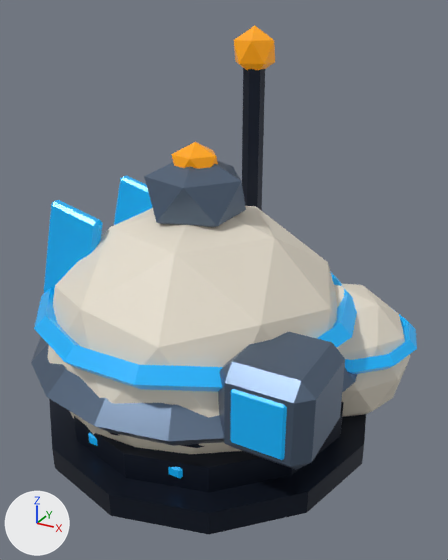
What one commit did to the Blender file packages/renderer/blender/source/colony-module.blend.
Camera for both pictures: a 50 mm lens placed at (0.685, -1.165, 0.971), pointed at (0.034, 0.018, 0.38). Every picture has the same lights, and +X, +Y and +Z are marked at lower left. The first picture is the older version.

Names of what the first picture shows: 'Airlock door', 'Airlock spine', 'Annex band', 'Beacon spire', 'Colony beacon', 'Cupola light', 'Dome cupola', 'Faction inlay', 'Geodesic habitat', 'Habitat annex', 'Habitat footing', 'Habitat horizon band', 'Plinth lower tier', 'Plinth upper tier', 'Radiator fin', 'Radiator fin.001', 'Ring corridor'.
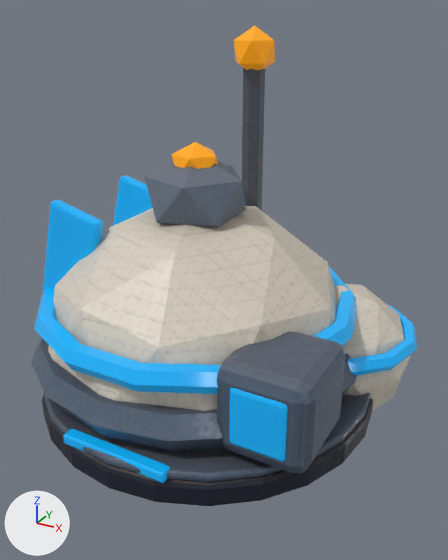
The newer file is also turned or shifted as a whole; pictures and numbers use the older file's frame.

Location of each change, (x1, y1, x2, y2) in pixels of the pictures (448 x 560 px):
'Geodesic habitat', surface changed
    both: (48, 206, 337, 411)
'Android Chassis', added (blue)
    after: (31, 160, 371, 482)
'Android FactionAccent', added (blue)
    after: (34, 175, 417, 483)
'Plinth lower tier', deleted
    before: (49, 399, 366, 534)
'Airlock spine', deleted (blue)
    before: (218, 332, 345, 470)
'Android Graphite', added (mostly hidden)
    after: (42, 68, 373, 506)
'Ring corridor', deleted (blue)
    before: (31, 337, 357, 446)
'Plinth upper tier', deleted
    before: (74, 402, 344, 492)
'Habitat horizon band', deleted (blue)
    before: (34, 271, 357, 392)
'Habitat annex', deleted (pale yellow)
    before: (334, 283, 410, 417)
'Dome cupola', deleted (blue)
    before: (144, 160, 246, 227)
'Radiator fin', deleted (blue)
    before: (44, 200, 103, 293)
'Airlock door', deleted (blue)
    before: (230, 389, 287, 460)
'Beacon spire', deleted
    before: (242, 68, 265, 211)
'Android Energy', now drawn (orange)
    after: (171, 26, 275, 169)
'Colony beacon', no longer drawn (orange)
    before: (233, 26, 275, 70)
'Annex band', no longer drawn (blue)
    before: (345, 314, 417, 374)
'Radiator fin.001', no longer drawn (blue)
    before: (114, 176, 153, 225)
'Cupola light', no longer drawn (orange)
    before: (171, 142, 218, 169)
'Faction inlay', deleted
    before: (88, 433, 183, 478)
'Habitat footing', deleted (mostly hidden)
    before: (109, 432, 204, 448)
part 1 of me_icosphere_011, added
    after: (334, 284, 410, 411)
part 2 of me_icosphere_011, surface changed
    before: (48, 206, 339, 454)
    after: (48, 206, 337, 411)

Diff of the bpy script that builds the scene:
```diff
--- a/packages/renderer/blender/source/colony-module.blend.py
+++ b/packages/renderer/blender/source/colony-module.blend.py
@@ mat_factionaccent @@
 mat_factionaccent.base_color = (0.00439, 0.376, 0.815)  # blue #0ea5e9
-mat_factionaccent.metallic = 0.1
-mat_factionaccent.roughness = 0.3
+mat_factionaccent.roughness = 0.25
 mat_factionaccent.emission_color = (0.00439, 0.376, 0.815)  # blue #0ea5e9
@@ mat_ceramic @@
 mat_ceramic = bpy.data.materials.new('Ceramic')
-# nodes: BsdfPrincipled, OutputMaterial
-# colours: pale yellow #e6dece
+# nodes: BsdfPrincipled, NormalMap, OutputMaterial, TexImage x3
+# uses the picture img_colony_module_basecolor
+# uses the picture img_colony_module_normal
+# uses the picture img_colony_module_roughness
@@ mat_energy @@
 mat_energy.base_color = (0.913, 0.342, 0.00335)  # orange #f59e0b
-mat_energy.metallic = 0.1
-mat_energy.roughness = 0.3
+mat_energy.roughness = 0.25
 mat_energy.emission_color = (0.913, 0.342, 0.00335)  # orange #f59e0b
@@ mat_chassis @@
+mat_chassis = bpy.data.materials.new('Chassis')
+# uses the picture img_colony_module_basecolor
+# uses the picture img_colony_module_normal
+# uses the picture img_colony_module_roughness
@@ mat_graphite @@
+mat_graphite = bpy.data.materials.new('Graphite')
+# uses the picture img_colony_module_basecolor
+# uses the picture img_colony_module_normal
+# uses the picture img_colony_module_roughness
@@ me_icosphere_011 @@
-me_icosphere_011.from_pydata(...)  # 42 vertices, 80 faces; spans x -0.361..0.361, y -0.38..0.38, z -0.35..0.35
+me_icosphere_011.from_pydata(...)  # 84 vertices, 160 faces; spans x -0.361..0.481, y -0.38..0.38, z -0.35..0.35
+# me_icosphere_011 part 1: a new loose piece, an icosphere of 80 faces spanning x 0.119..0.481, y -0.01..0.37, z -0.23..0.131, in mat_ceramic
+# me_icosphere_011 part 2: 80 kept faces spanning x -0.361..0.361, y -0.38..0.38, z -0.35..0.35 get new texture (UV) coordinates
 me_icosphere_011.materials.append(mat_ceramic)
@@ ob_plinth_lower_tier @@
-ob_plinth_lower_tier = bpy.data.objects.new('Plinth lower tier', me_cylinder_041)
@@ ob_plinth_upper_tier @@
-ob_plinth_upper_tier = bpy.data.objects.new('Plinth upper tier', me_cylinder_042)
@@ ob_faction_inlay @@
-ob_faction_inlay = bpy.data.objects.new('Faction inlay', me_cube_064)
@@ ob_habitat_footing @@
-ob_habitat_footing = bpy.data.objects.new('Habitat footing', me_cylinder_044)
@@ ob_ring_corridor @@
-ob_ring_corridor = bpy.data.objects.new('Ring corridor', me_torus_014)
@@ ob_habitat_horizon_band @@
-ob_habitat_horizon_band = bpy.data.objects.new('Habitat horizon band', me_torus_015)
@@ ob_dome_cupola @@
-ob_dome_cupola = bpy.data.objects.new('Dome cupola', me_icosphere_012)
@@ ob_habitat_annex @@
-ob_habitat_annex = bpy.data.objects.new('Habitat annex', me_icosphere_014)
@@ ob_airlock_spine @@
-ob_airlock_spine = bpy.data.objects.new('Airlock spine', me_cube_066)
@@ ob_airlock_door @@
-ob_airlock_door = bpy.data.objects.new('Airlock door', me_cube_067)
@@ ob_radiator_fin @@
-ob_radiator_fin = bpy.data.objects.new('Radiator fin', me_cube_068)
@@ ob_beacon_spire @@
-ob_beacon_spire = bpy.data.objects.new('Beacon spire', me_cylinder_045)
@@ ob_android_factionaccent @@
+ob_android_factionaccent = bpy.data.objects.new('Android FactionAccent', me_torus_001)  # 380 vertices, 372 faces; spans x -0.393..0.503, y -0.414..0.383, z -0.185..0.251; in mat_factionaccent (blue #0ea5e9, glowing blue #0ea5e9)
+ob_android_factionaccent.location = (-0.04, 0.02, 0.31)
@@ ob_android_chassis @@
+ob_android_chassis = bpy.data.objects.new('Android Chassis', me_torus)  # 420 vertices, 400 faces; spans x -0.41..0.444, y -0.424..0.41, z -0.075..0.477
+ob_android_chassis.location = (-0.04, 0.02, 0.2)
@@ ob_android_graphite @@
+ob_android_graphite = bpy.data.objects.new('Android Graphite', me_cylinder)  # 264 vertices, 252 faces; spans x -0.37..0.45, y -0.43..0.39, z -0.103..0.68
+ob_android_graphite.location = (-0.04, 0.02, 0.17)
```
